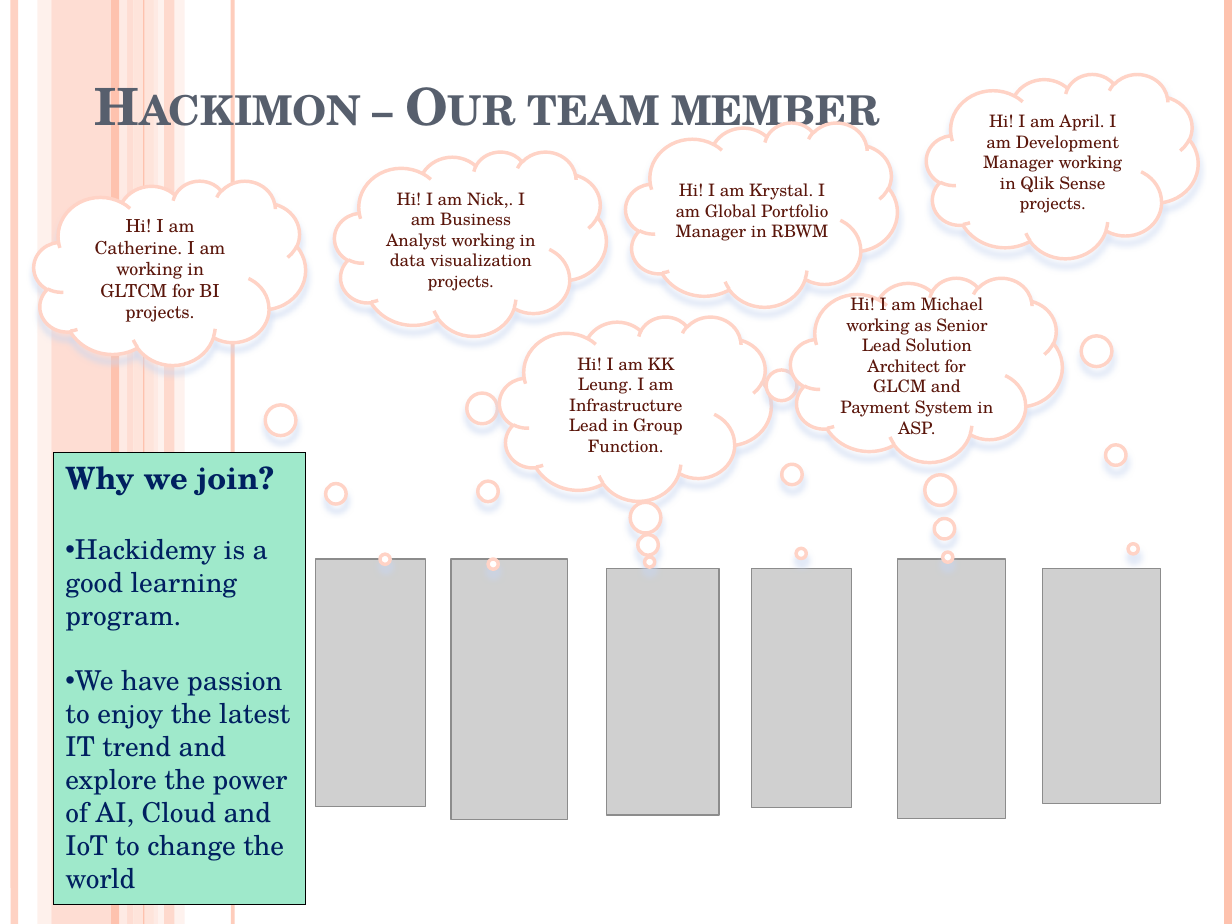
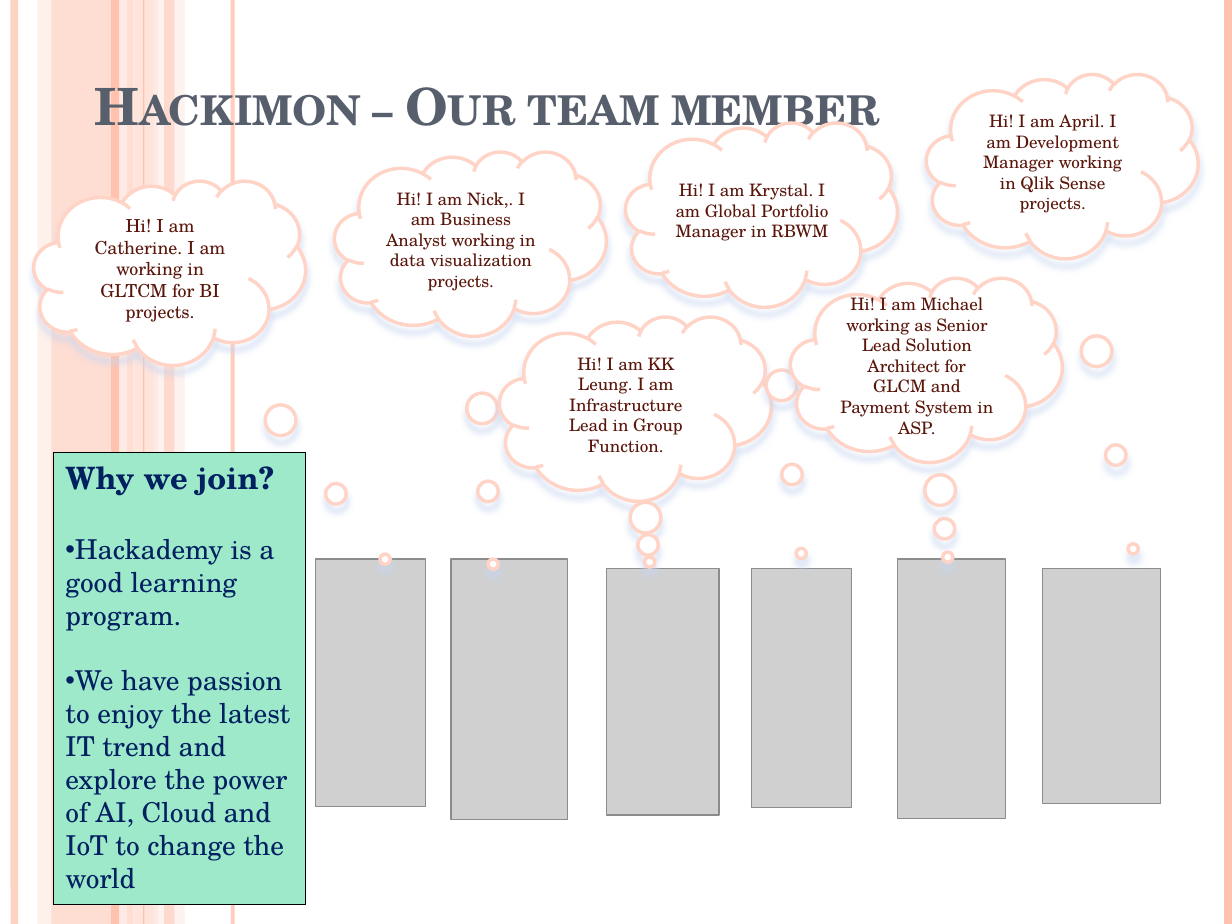
Before and after one commit to hackimon/snackbar, a slide deck: slide 1 of Hackimon – Our team member.pptx. Drawn at 1232x924 pixels with LibreOffice and Linux fonts; fonts in the diff are those of the drawing; grey boxes stand for pictures. Boxes give left, top, right and bottom in pixels: in the first picture for what was removed or moved away, otherwise in the second. Text is boxed around its words. In the diff, an @@ line names an element or a change of style, - is before the commit and + after.

```diff
--- a/Hackimon – Our team member.pptx
+++ b/Hackimon – Our team member.pptx
@@ text in rectangle at (65, 539, 274, 631): text changed @@
-• Hackidemy is a good learning program.
+• Hackademy is a good learning program.
```
Also in this commit, not shown: 1 other file.
